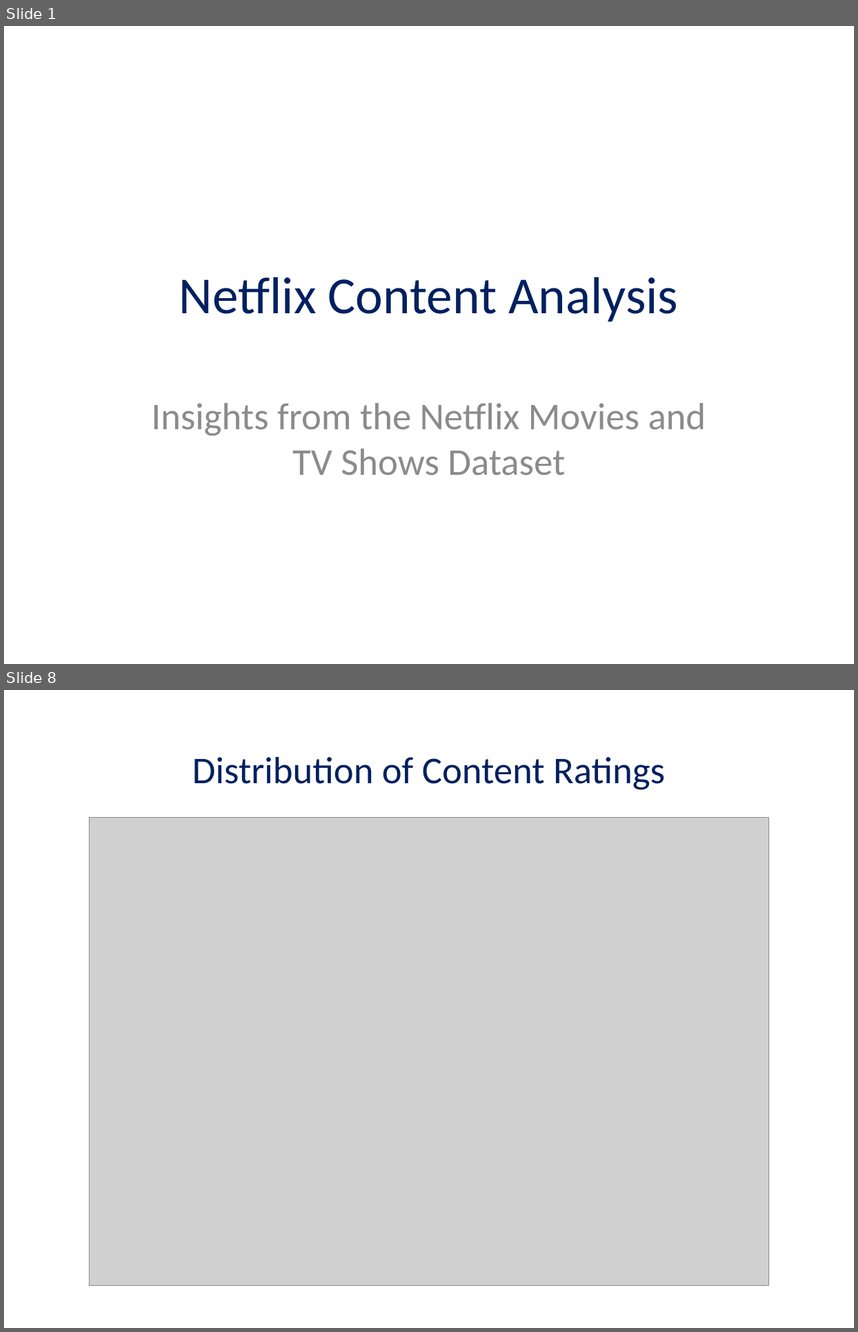
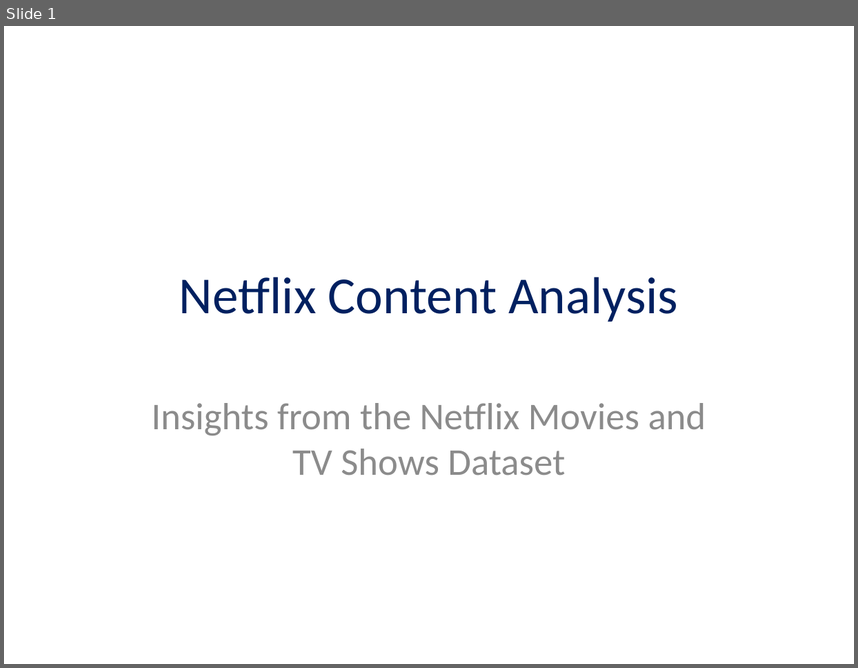
Before and after one commit to gpenessot/Automate-Presentation-Creation-with-Python, a slide deck: Netflix_Content_Analysis.pptx. Shown one above the other, each under a label of ours: slides 1 and 8 before the commit, slide 1 after it; the slides between them are not shown. The pictures are 858x1332 and 858x668 pixels, drawn with LibreOffice and Linux fonts; fonts in the diff are those of the drawing; grey boxes stand for pictures. Boxes give left, top, right and bottom in pixels: in the first picture for what was removed or moved away, otherwise in the second. Text is boxed around its words. In the diff, an @@ line names an element or a change of style, - is before the commit and + after.

Commit message:
update content

```diff
--- a/Netflix_Content_Analysis.pptx
+++ b/Netflix_Content_Analysis.pptx
@@ slide 8 removed at [4, 690, 854, 1328], background #FFFFFF @@
@@ title removed at [192, 757, 665, 790] @@
-Distribution of Content Ratings
@@ picture removed at [89, 818, 769, 1285] @@
```
Also in this commit, not shown: 5 slides changed, 2 slides added, 1 other slide removed, 11 other files.
